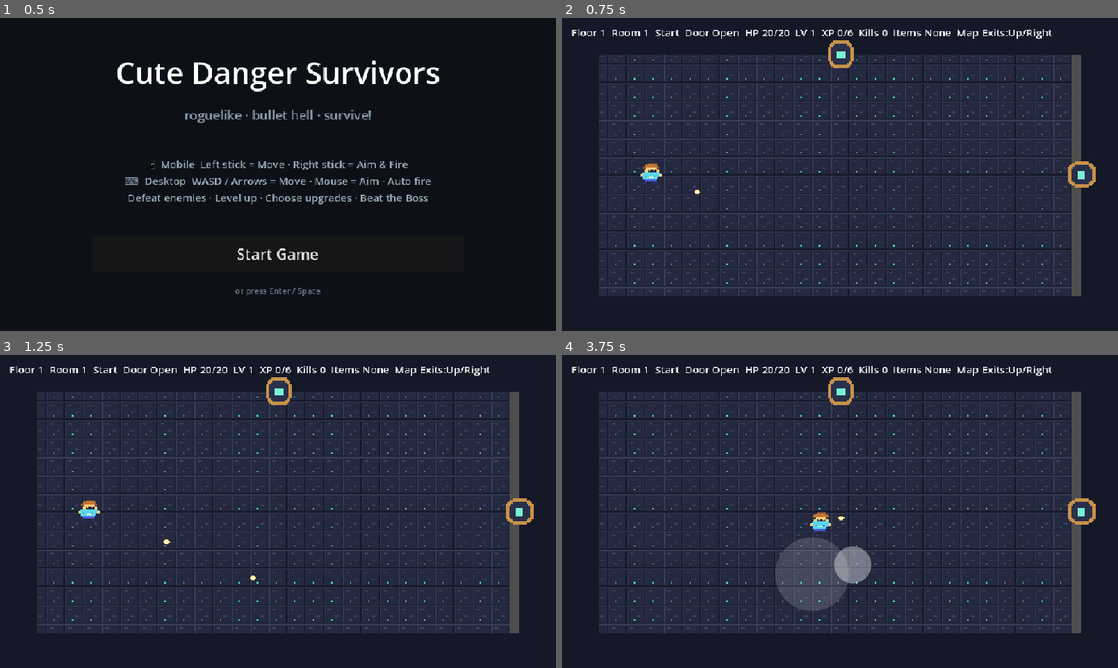
Above: before the commit, frames 1-4 (two rows, left to right).
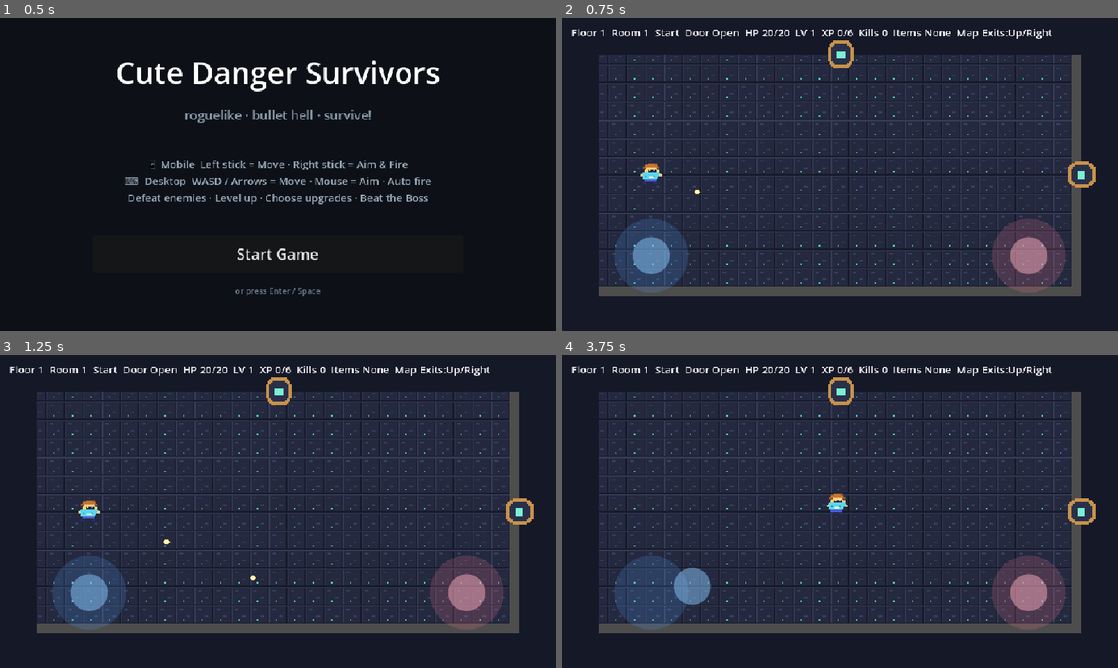
Above: after the commit, the same moments.

Repository: rinn0027-ai/cute-danger-survivors
Game: Godot game, scene res://scenes/StartMenu.tscn
The game is run twice, just before and just after one commit, with the same random seed, the same clock (stepped at 60 frames per second) and the same inputs.
Inputs (mouse positions are in pixels of both pictures, inside the frame that each line leads up to):
- Up to frame 1 (0.5 s): no input
- Up to frame 2 (0.75 s): click "Start Game" at 0.5 s
- Up to frame 3 (1.25 s): no input
- Up to frame 4 (3.75 s): tap Enter at 1.25 s; move the mouse to (962, 495) at 1.27 s; hold D (move_right) 1.28-2 s; tap 1 at 1.35 s; click (962, 495) at 1.42 s; tap Space at 1.52 s; drag from (728, 527) to (995, 655) at 2.02 s; move the mouse to (895, 442) at 2.77 s; hold D (move_right) 2.78-3.5 s; tap 3 at 2.85 s; drag from (812, 574) to (1079, 511) at 3.52 s

Frame 1 is identical in both runs. In frame 2, 7.2% of the frame differs, in the area x 6-92%, y 64-89%; in frame 3, 7.2%; in frame 4, 11%, in the area x 6-92%, y 44-89%.

Commit message:
Improve mobile fullscreen dual-stick controls

Diff:
--- a/docs/index.manifest.json
+++ b/docs/index.manifest.json
@@ -1 +1 @@
-{"background_color":"#000000","display":"standalone","icons":[{"sizes":"144x144","src":"ind …(251 unchanged characters)…
+{"background_color":"#000000","display":"fullscreen","icons":[{"sizes":"144x144","src":"ind …(251 unchanged characters)…
--- a/project.godot
+++ b/project.godot
@@ -24,7 +24,7 @@
 window/size/viewport_width=960
 window/size/viewport_height=540
 window/stretch/mode="canvas_items"
-window/stretch/aspect="expand"
+window/stretch/aspect="ignore"
 
 [input]
 
--- a/scripts/main.gd
+++ b/scripts/main.gd
@@ -123,6 +123,7 @@
 	_sfx = SfxPlayer.new()
 	add_child(_sfx)
 	rng.randomize()
+	_configure_room_rect()
 	_generate_dungeon()
 	add_child(_make_floor())
 	add_child(_make_room_walls())
@@ -157,6 +158,12 @@
 	add_child(joy_layer)
 	_load_room()
 
+func _configure_room_rect() -> void:
+	var vp_size := get_viewport_rect().size
+	var room_width := maxf(832.0, vp_size.x - 128.0)
+	var room_height := maxf(416.0, vp_size.y - 124.0)
+	room_rect = Rect2(Vector2(64, 64), Vector2(room_width, room_height))
+
 func _physics_process(delta: float) -> void:
 	if paused_for_upgrade or game_over:
 		return
@@ -188,10 +195,8 @@
 		# 右摇杆主动推出：按摇杆方向射击
 		direction = joystick_aim.direction
 	elif _is_touch_session:
-		# 触屏会话但右摇杆未推：自动瞄准最近敌人
-		direction = _nearest_enemy_direction()
-		if direction == Vector2.ZERO:
-			direction = joystick_move.direction  # 无敌人时朝移动方向射
+		# 触屏模式下，右摇杆就是弹幕控制；不推右摇杆就不射击。
+		return
 	else:
 		# 桌面鼠标瞄准
 		direction = player.global_position.direction_to(get_global_mouse_position())
@@ -226,6 +231,8 @@
 		bullet.pierce = stats["pierce"]
 		bullet.global_position = player.global_position + bullet.direction * 18.0
 		bullets.add_child(bullet)
+	if _sfx != null:
+		_sfx.play_shoot()
 
 func _fire_enemy_bullets() -> void:
 	if enemies.get_child_count() == 0:
@@ -389,8 +396,12 @@
 	var floor := Node2D.new()
 	floor.name = "PixelFloor"
 	var tile_texture := _load_png_texture("res://assets/sprites/floor.png")
-	for x in range(2, 28):
-		for y in range(2, 16):
+	var x_start := int(floor(room_rect.position.x / 32.0))
+	var x_end := int(ceil(room_rect.end.x / 32.0))
+	var y_start := int(floor(room_rect.position.y / 32.0))
+	var y_end := int(ceil(room_rect.end.y / 32.0))
+	for x in range(x_start, x_end):
+		for y in range(y_start, y_end):
 			var tile := Sprite2D.new()
 			tile.texture = tile_texture
 			tile.position = Vector2(x * 32, y * 32)
@@ -400,26 +411,27 @@
 func _make_room_walls() -> Node2D:
 	var walls := Node2D.new()
 	walls.name = "RoomWalls"
+	var vp_size := get_viewport_rect().size
 	var color := Color("#151827")
 	var top := ColorRect.new()
 	top.color = color
 	top.position = Vector2(0, 0)
-	top.size = Vector2(960, 64)
+	top.size = Vector2(vp_size.x, room_rect.position.y)
 	walls.add_child(top)
 	var bottom := ColorRect.new()
 	bottom.color = color
-	bottom.position = Vector2(0, 480)
-	bottom.size = Vector2(960, 64)
+	bottom.position = Vector2(0, room_rect.end.y)
+	bottom.size = Vector2(vp_size.x, maxf(0.0, vp_size.y - room_rect.end.y))
 	walls.add_child(bottom)
 	var left := ColorRect.new()
 	left.color = color
-	left.position = Vector2(0, 64)
-	left.size = Vector2(64, 416)
+	left.position = Vector2(0, room_rect.position.y)
+	left.size = Vector2(room_rect.position.x, room_rect.size.y)
 	walls.add_child(left)
 	var right := ColorRect.new()
 	right.color = color
-	right.position = Vector2(896, 64)
-	right.size = Vector2(64, 416)
+	right.position = Vector2(room_rect.end.x, room_rect.position.y)
+	right.size = Vector2(maxf(0.0, vp_size.x - room_rect.end.x), room_rect.size.y)
 	walls.add_child(right)
 	return walls
 
--- a/scripts/start_menu.gd
+++ b/scripts/start_menu.gd
@@ -69,9 +69,28 @@
 	center.add_child(hint)
 
 func _start_game() -> void:
+	_request_mobile_fullscreen()
 	get_tree().change_scene_to_file("res://scenes/Main.tscn")
 
 func _input(event: InputEvent) -> void:
 	if event is InputEventKey and event.pressed:
 		if event.keycode == KEY_ENTER or event.keycode == KEY_SPACE:
 			_start_game()
+
+func _request_mobile_fullscreen() -> void:
+	DisplayServer.window_set_mode(DisplayServer.WINDOW_MODE_FULLSCREEN)
+	if not OS.has_feature("web"):
+		return
+	JavaScriptBridge.eval("""
+		(() => {
+			const root = document.documentElement;
+			if (root.requestFullscreen && !document.fullscreenElement) {
+				root.requestFullscreen().catch(() => {});
+			}
+			if (screen.orientation && screen.orientation.lock) {
+				screen.orientation.lock('landscape').catch(() => {});
+			}
+			document.body.style.overflow = 'hidden';
+			document.documentElement.style.overflow = 'hidden';
+		})();
+	""")
--- a/scripts/virtual_joystick.gd
+++ b/scripts/virtual_joystick.gd
@@ -4,6 +4,8 @@
 var active := true
 var touching := false
 var right_side := false  # true = 右半屏捕获，false = 左半屏
+var fixed_position := true
+var idle_visible := true
 
 var _touch_index := -1
 var _base_pos := Vector2.ZERO
@@ -15,13 +17,16 @@
 	set_anchors_preset(Control.PRESET_FULL_RECT)
 	mouse_filter = Control.MOUSE_FILTER_IGNORE
 
-	_base_panel = _make_circle_panel(128, Color(1, 1, 1, 0.15))
-	_base_panel.visible = false
+	var base_color := Color(0.35, 0.65, 1.0, 0.18) if not right_side else Color(1.0, 0.48, 0.58, 0.18)
+	var handle_color := Color(0.55, 0.8, 1.0, 0.48) if not right_side else Color(1.0, 0.7, 0.76, 0.48)
+	_base_panel = _make_circle_panel(128, base_color)
+	_base_panel.visible = idle_visible
 	add_child(_base_panel)
 
-	_handle_panel = _make_circle_panel(64, Color(1, 1, 1, 0.38))
-	_handle_panel.visible = false
+	_handle_panel = _make_circle_panel(64, handle_color)
+	_handle_panel.visible = idle_visible
 	add_child(_handle_panel)
+	_update_fixed_position()
 
 func _make_circle_panel(diameter: int, color: Color) -> Panel:
 	var p := Panel.new()
@@ -42,9 +47,10 @@
 		if event.pressed and _touch_index == -1 and on_correct_side:
 			_touch_index = event.index
 			touching = true
-			_base_pos = event.position
-			_base_panel.position = _base_pos - Vector2(64, 64)
-			_handle_panel.position = _base_pos - Vector2(32, 32)
+			if not fixed_position:
+				_base_pos = event.position
+				_base_panel.position = _base_pos - Vector2(64, 64)
+			_update_direction(event.position)
 			_base_panel.visible = true
 			_handle_panel.visible = true
 			get_viewport().set_input_as_handled()
@@ -52,10 +58,7 @@
 			_reset()
 			get_viewport().set_input_as_handled()
 	elif event is InputEventScreenDrag and event.index == _touch_index:
-		var delta: Vector2 = event.position - _base_pos
-		var clamped: Vector2 = delta.limit_length(_max_radius)
-		_handle_panel.position = _base_pos + clamped - Vector2(32, 32)
-		direction = clamped / _max_radius if clamped.length() > 10.0 else Vector2.ZERO
+		_update_direction(event.position)
 		get_viewport().set_input_as_handled()
 
 func set_active(value: bool) -> void:
@@ -67,7 +70,28 @@
 	_touch_index = -1
 	touching = false
 	direction = Vector2.ZERO
+	_update_fixed_position()
 	if _base_panel != null:
-		_base_panel.visible = false
+		_base_panel.visible = idle_visible and active
 	if _handle_panel != null:
-		_handle_panel.visible = false
+		_handle_panel.visible = idle_visible and active
+
+func _notification(what: int) -> void:
+	if what == NOTIFICATION_RESIZED:
+		_update_fixed_position()
+
+func _update_fixed_position() -> void:
+	if _base_panel == null or _handle_panel == null or not fixed_position:
+		return
+	var vp_size: Vector2 = get_viewport_rect().size
+	var margin_x := clampf(vp_size.x * 0.16, 118.0, 170.0)
+	var margin_y := clampf(vp_size.y * 0.24, 104.0, 142.0)
+	_base_pos = Vector2(vp_size.x - margin_x, vp_size.y - margin_y) if right_side else Vector2(margin_x, vp_size.y - margin_y)
+	_base_panel.position = _base_pos - Vector2(64, 64)
+	_handle_panel.position = _base_pos - Vector2(32, 32)
+
+func _update_direction(pointer_pos: Vector2) -> void:
+	var delta: Vector2 = pointer_pos - _base_pos
+	var clamped: Vector2 = delta.limit_length(_max_radius)
+	_handle_panel.position = _base_pos + clamped - Vector2(32, 32)
+	direction = clamped / _max_radius if clamped.length() > 10.0 else Vector2.ZERO
Not shown, changed: export_presets.cfg
Not shown, changed: docs/index.html
Not shown, changed: docs/index.pck
Not shown, changed: docs/index.service.worker.js
